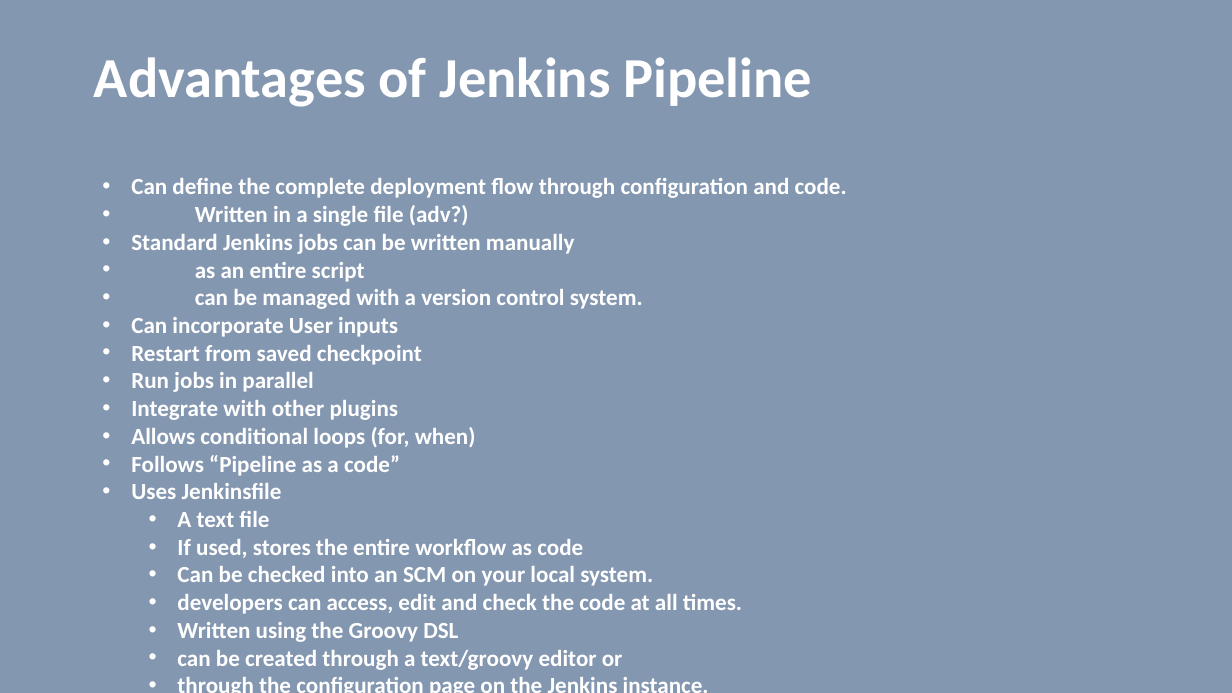
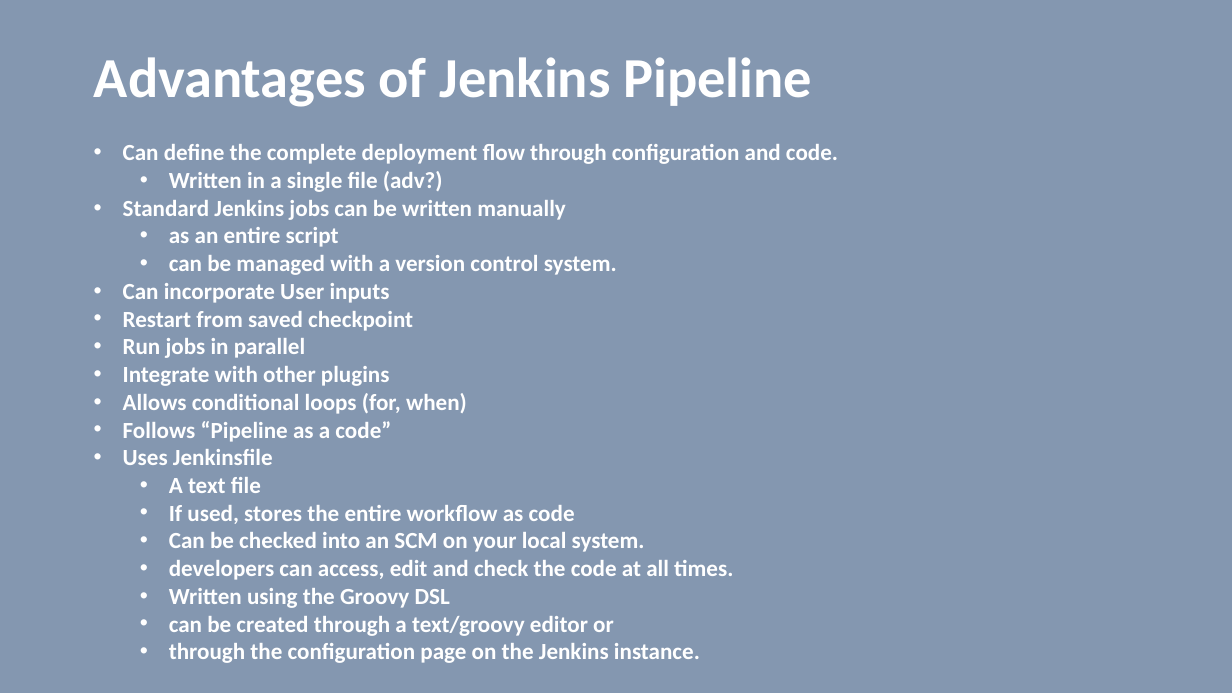
Before and after one commit to vilasvarghese/devops, a slide deck: slide 53 of jenkins/JenkinsBasics.pptx. Drawn at 1232x693 pixels with LibreOffice and Linux fonts; fonts in the diff are those of the drawing. Boxes give left, top, right and bottom in pixels: in the first picture for what was removed or moved away, otherwise in the second. Text is boxed around its words. In the diff, an @@ line names an element or a change of style, - is before the commit and + after.

```diff
--- a/jenkins/JenkinsBasics.pptx
+++ b/jenkins/JenkinsBasics.pptx
@@ text "Can define the complete deployment ...": place and size @@
-text "Can define the complete deployment ..." at [131,178,847,670]
+text "Can define the complete deployment ..." at [123,144,838,663]
@@ text at [169,171,617,275]: list level 1 to 2 in "Written in a single file ..."; list level 1 to 2 in "as an entire script"; list level 1 to 2 in "can be managed with a ..." @@
```
Also in this commit, not shown: 3 other slides changed, 6 slides added, 57 other files.
